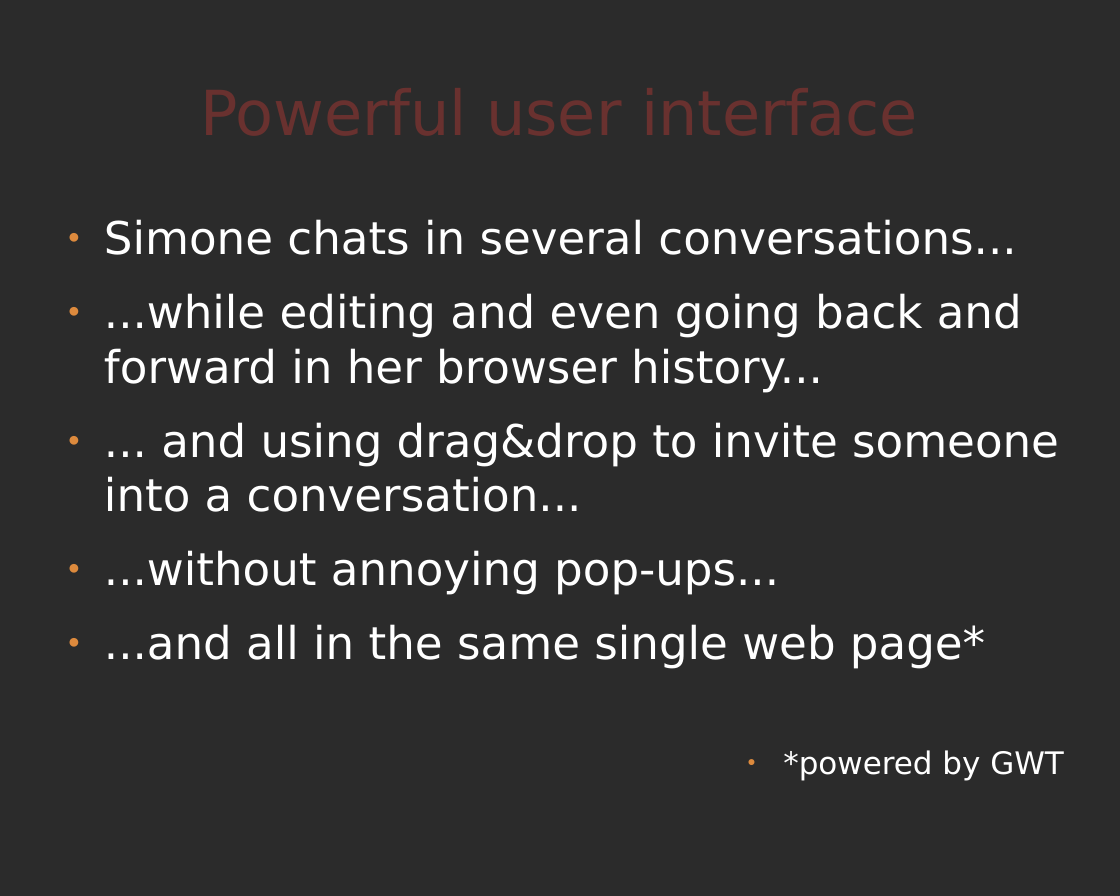
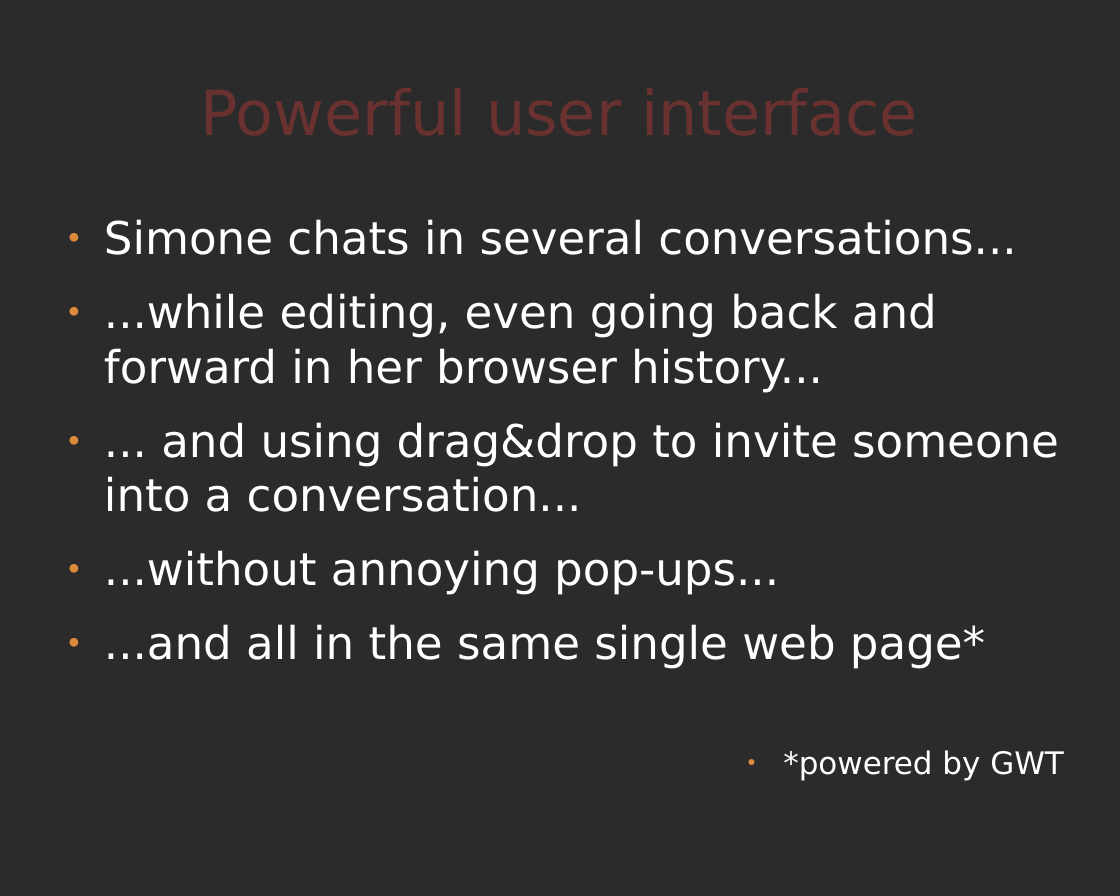
Before and after one commit to comunes/kune, a slide deck: slide 10 of doc/kune-ene-09.odp. Drawn at 1120x896 pixels with LibreOffice and Linux fonts; fonts in the diff are those of the drawing; background and template pictures are left out; a plain dark background stands for a picture behind light text. Boxes give left, top, right and bottom in pixels: in the first picture for what was removed or moved away, otherwise in the second. Text is boxed around its words. In the diff, an @@ line names an element or a change of style, - is before the commit and + after.

Commit message:
Changes made in slides 5, 7, 9, 10, 11, 13, 14, 16, 17, 20, 21 and 22

```diff
--- a/doc/kune-ene-09.odp
+++ b/doc/kune-ene-09.odp
@@ text at (104, 293, 937, 393): text changed @@
-● ...while editing and even going back and forward in her browser history...
+● ...while editing, even going back and forward in her browser history...
```
Also in this commit, not shown: 11 other slides changed.
